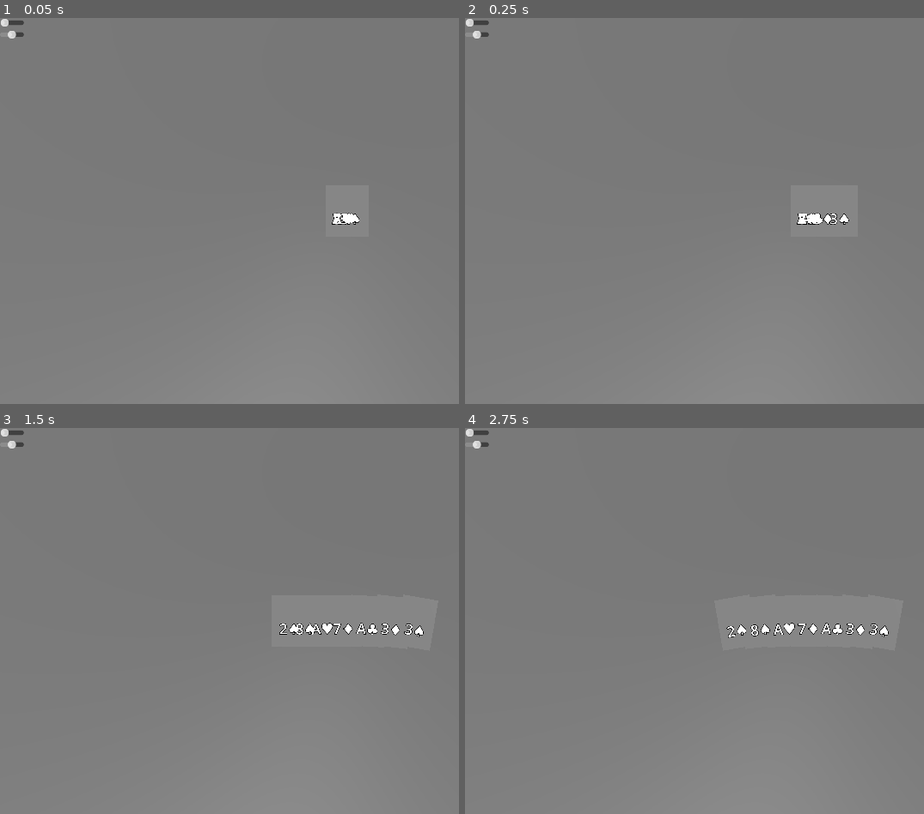
Above: before the commit, frames 1-4 (two rows, left to right).
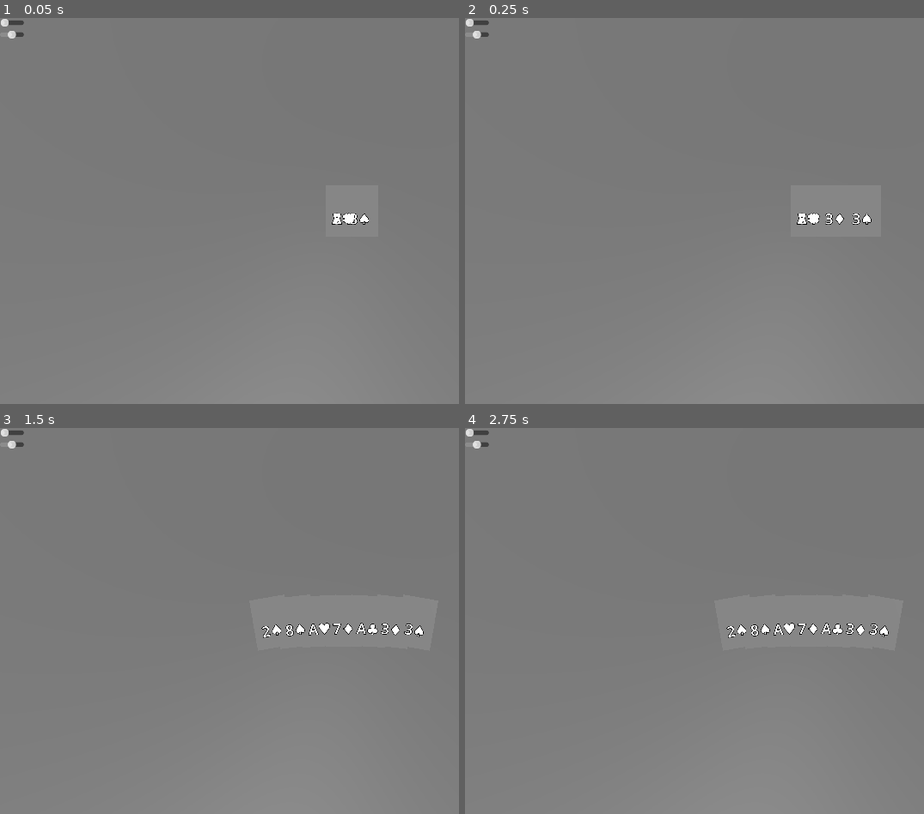
Above: after the commit, the same moments.

Repository: eerieA/game-qs-grill
Game: Godot game, scene res://scenes/main.tscn
Same seed, same stepped clock (60 frames per second), same inputs: the game is played once before the commit and once after it.
Inputs:
- Up to frame 1 (0.05 s): no input
- Up to frame 2 (0.25 s): no input
- Up to frame 3 (1.5 s): no input
- Up to frame 4 (2.75 s): no input

The runs differ from the first frame. In frame 1, less than 0.1% of the frame differs, in the area x 74-81%, y 50-54%; in frame 2, 0.2%; in frame 3, 0.3%, in the area x 56-83%, y 50-55%; in frame 4, nothing differs.

Commit message:
let rotation distance contribute to duration calc too

Diff:
--- a/scripts/animators/deal_animator.gd
+++ b/scripts/animators/deal_animator.gd
@@ -12,10 +12,12 @@
 # - fan_angle_deg: float total fan angle in degrees
 # - max_duration: float maximum duration for farthest card
 # - finish_stagger: float time between subsequent card finish times
+# - dist_weight: float weighting applied to translation distance when computing duration (default 0.5)
+# - rot_weight: float weighting applied to rotation delta when computing duration (default 0.5)
 #
 # This node will add instantiated cards as children of hand_anchor. It will free itself
 # shortly after the animation finishes.
-func play_deal(hand: Array, card_scene: PackedScene, hand_anchor: Node3D, deck_anchor: Node3D, spacing: float, fan_angle_deg: float, max_duration: float, finish_stagger: float) -> void:
+func play_deal(hand: Array, card_scene: PackedScene, hand_anchor: Node3D, deck_anchor: Node3D, spacing: float, fan_angle_deg: float, max_duration: float, finish_stagger: float, dist_weight: float = 0.5, rot_weight: float = 0.5) -> void:
 	var card_count = hand.size()
 	if card_count == 0:
 		# nothing to do; emit and queue_free
@@ -45,6 +47,14 @@
 		hand_anchor.add_child(card)
 		card.position = start_local
 
+		# Safely get the rot pivot node from the instantiated card so we can read its starting rotation
+		var rot_pivot_node = null
+		if card.has_node("RotPivot"):
+			rot_pivot_node = card.get_node("RotPivot")
+		var start_rot_deg = 0.0
+		if rot_pivot_node != null:
+			start_rot_deg = rot_pivot_node.rotation_degrees.y
+
 		# Compute target local position & rotation
 		var t = float(i) / (card_count - 1) if card_count > 1 else 0.5
 		var angle = start_angle + t * fan_angle
@@ -55,23 +65,46 @@
 			"index": i,
 			"card": card,
 			"target_pos": target_pos,
-			"target_rot_deg": target_rot_deg
+			"target_rot_deg": target_rot_deg,
+			"start_rot_deg": start_rot_deg
 		})
 
-	# Compute distance from deck for each entry and a per-card duration
+	# Compute distance from deck for each entry and rotation delta; use both to compute duration
 	var max_dist = 0.0
+	var max_rot = 0.0
 	for e in card_entries:
 		var d = e["target_pos"].distance_to(start_local)
 		e["distance"] = d
 		if d > max_dist:
 			max_dist = d
 
-	# Duration scaling: cards farther from the deck move longer.
-	var min_duration = max(0.02, max_duration)
+		var rot_delta = abs(e["target_rot_deg"] - e.get("start_rot_deg", 0.0))
+		e["rot_delta"] = rot_delta
+		if rot_delta > max_rot:
+			max_rot = rot_delta
+
+	# Duration scaling: combine translation distance and absolute rotation delta.
+	# We allow different weighting for distance vs rotation via dist_weight and rot_weight.
+	var MIN_DURATION_FLOOR = 0.05
+	var min_duration = min(max_duration, MIN_DURATION_FLOOR)
+	# Normalize weights (fallback to equal weights if both are <= 0)
+	var dist_w = dist_weight
+	var rot_w = rot_weight
+	var total_w = dist_w + rot_w
+	if total_w <= 0.0:
+		dist_w = 0.5
+		rot_w = 0.5
+	else:
+		dist_w = dist_w / total_w
+		rot_w = rot_w / total_w
 	for e in card_entries:
-		var frac = 0.0
+		var frac_dist = 0.0
 		if max_dist > 0.0:
-			frac = e["distance"] / max_dist
+			frac_dist = e["distance"] / max_dist
+		var frac_rot = 0.0
+		if max_rot > 0.0:
+			frac_rot = e["rot_delta"] / max_rot
+		var frac = frac_dist * dist_w + frac_rot * rot_w
 		e["duration"] = lerp(min_duration, max_duration, frac)
 
 	# Decide the visual order: leftmost to rightmost (target_pos.x ascending)
--- a/scripts/main.gd
+++ b/scripts/main.gd
@@ -1,9 +1,9 @@
 extends Node3D
 
 @export var card3d_scene: PackedScene
-@export var card_draw_count: int = 5
-@export var deal_duration: float = 0.64
-@export var deal_stagger: float = 0.08 # Should be smaller than deal_duration
+@export var card_draw_count: int = 5	# default value
+@export var deal_duration: float = 0.26	# default value
+@export var deal_stagger: float = 0.08 	# default value, Should be smaller than deal_duration
 
 @onready var deck = $Deck # logic node with deck.gd
 @onready var deck_anchor = $Deck/DeckAnchor # Node3D used for visuals
@@ -50,7 +50,7 @@
 	var animator = DealAnimator.new()
 	add_child(animator)
 	animator.connect("deal_finished", Callable(animator, "queue_free"))
-	animator.play_deal(hand, card3d_scene, hand_anchor, deck_anchor, card_spacing, fan_angle_deg, deal_duration, deal_stagger)
+	animator.play_deal(hand, card3d_scene, hand_anchor, deck_anchor, card_spacing, fan_angle_deg, deal_duration, deal_stagger, 0.7, 0.3)
 
 
 func _display_hand(hand: Array):
